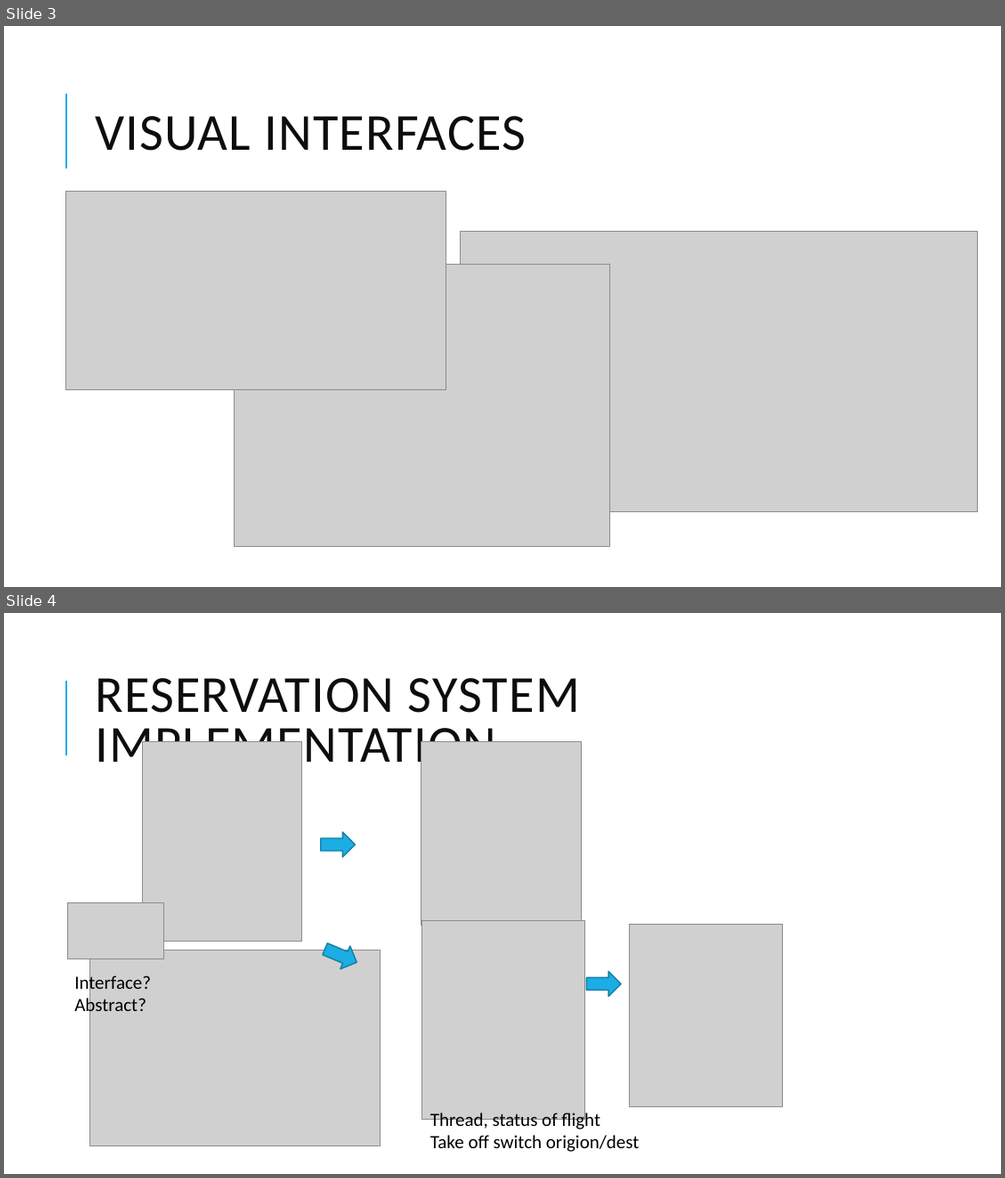
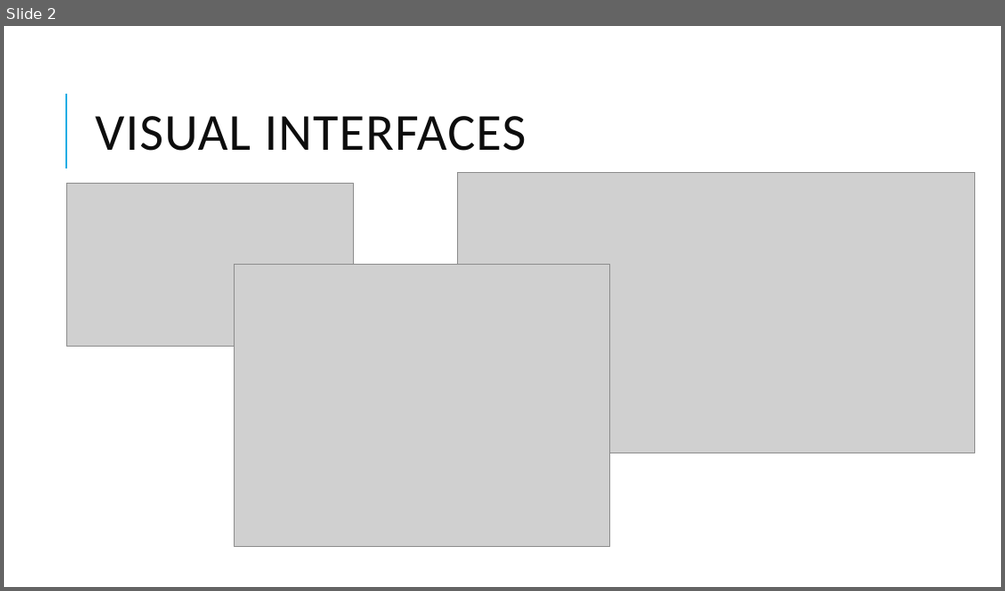
Before and after one commit to FlightTeam1/flightsystems1, a slide deck: FLIGHTSYSTEM.pptx. Shown one above the other, each under a label of ours: slides 3 and 4 before the commit, slide 2 after it. The pictures are 1005x1178 and 1005x591 pixels, drawn with LibreOffice and Linux fonts; fonts in the diff are those of the drawing; grey boxes stand for pictures. Boxes give left, top, right and bottom in pixels: in the first picture for what was removed or moved away, otherwise in the second. Text is boxed around its words. In the diff, an @@ line names an element or a change of style, - is before the commit and + after.

```diff
--- a/FLIGHTSYSTEM.pptx
+++ b/FLIGHTSYSTEM.pptx
@@ slide 4 removed at <box>4,613,1001,1174</box>, background #FFFFFF; not listed: 1 template element that a slide beside it also shows @@
@@ title removed at <box>95,678,580,774</box> @@
-RESERVATION SYSTEM IMPLEMENTATION
@@ picture removed at <box>142,742,302,941</box> @@
@@ picture removed at <box>421,742,582,925</box> @@
@@ right arrow removed at <box>321,832,356,857</box> @@
@@ picture removed at <box>67,902,164,958</box> @@
@@ picture removed at <box>422,920,585,1119</box> @@
@@ picture removed at <box>629,924,783,1107</box> @@
@@ picture removed at <box>90,950,380,1146</box> @@
@@ right arrow removed at <box>321,937,362,973</box> @@
@@ text removed at <box>74,973,151,1017</box> @@
-Interface?
-Abstract?
@@ right arrow removed at <box>587,971,621,996</box> @@
@@ text removed at <box>430,1111,639,1151</box> @@
-Thread, status of flight
-Take off switch origion/dest
@@ what was slide 3 is now slide 2 @@
@@ slide 2 changed as well @@
@@ picture: place and size @@
-picture at <box>66,191,446,389</box>
+picture at <box>67,183,353,346</box>
@@ picture: place and size @@
-picture at <box>461,232,978,512</box>
+picture at <box>457,172,975,452</box>
```
Also in this commit, not shown: 1 other slide changed, 1 slide added, 1 other slide removed.
